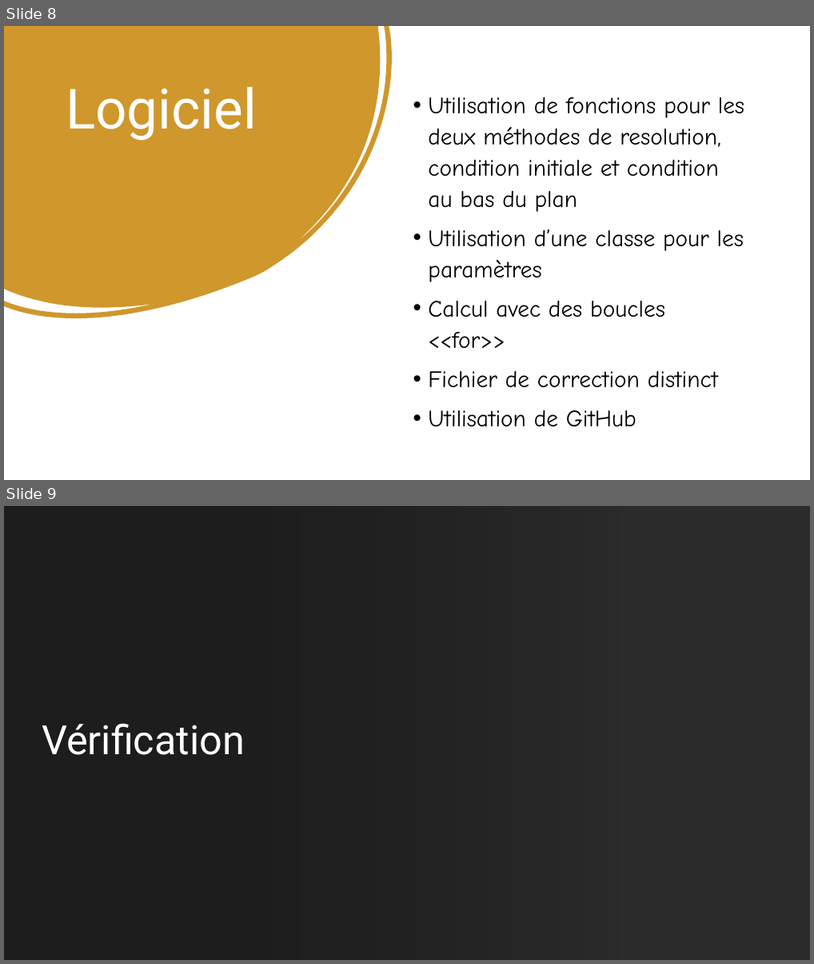
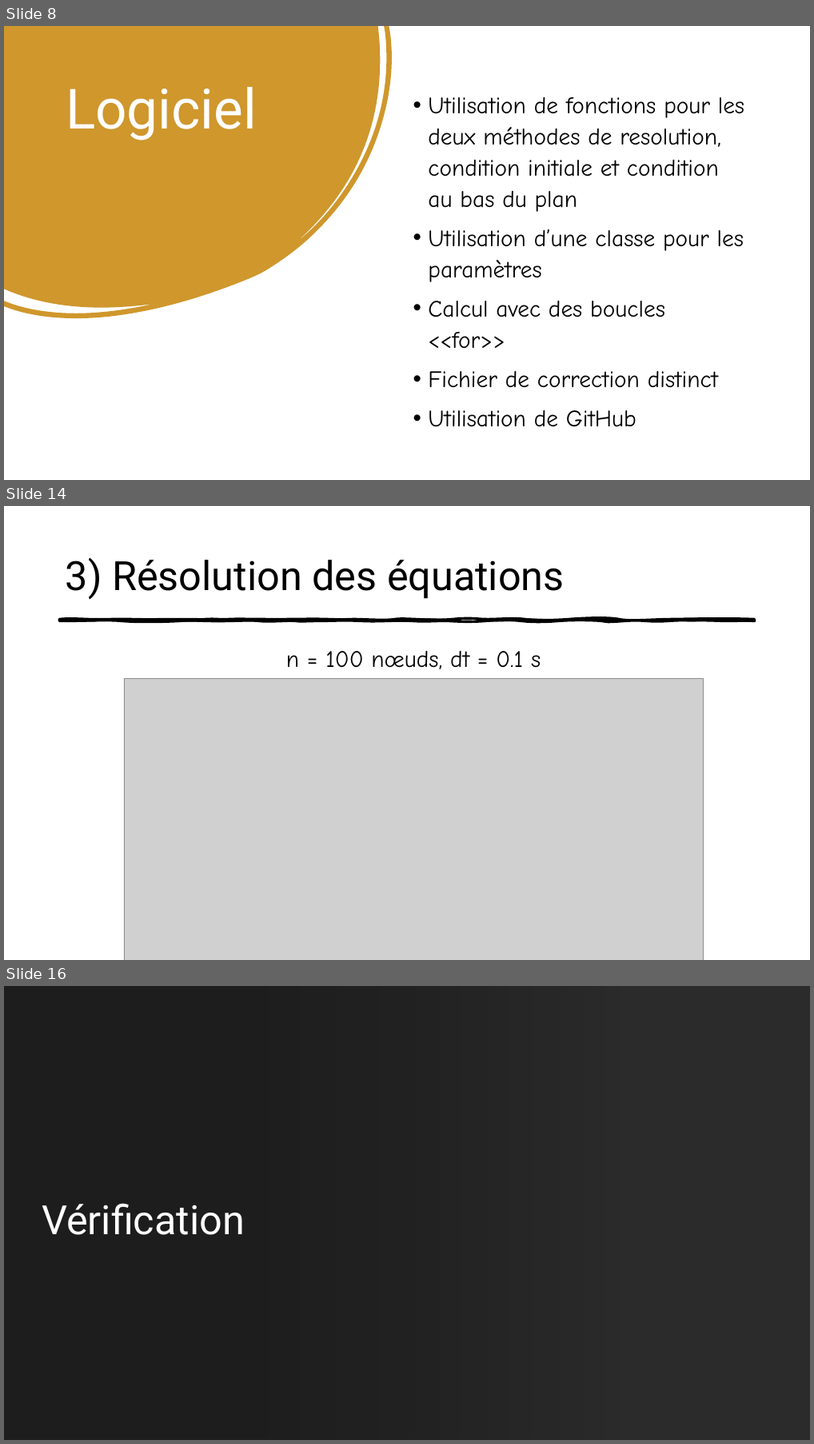
Before and after one commit to roroturgeon/GCH2545, a slide deck: Pâte à bagel.pptx. Shown one above the other, each under a label of ours: slides 8 and 9 before the commit, slides 8, 14 and 16 after it; the slides between them are not shown. The pictures are 814x964 and 814x1444 pixels, drawn with LibreOffice and Linux fonts; fonts in the diff are those of the drawing; grey boxes stand for pictures; background and template pictures are left out; a plain dark background stands for a picture behind light text. Boxes give left, top, right and bottom in pixels: in the first picture for what was removed or moved away, otherwise in the second. Text is boxed around its words. In the diff, an @@ line names an element or a change of style, - is before the commit and + after.

```diff
--- a/Pâte à bagel.pptx
+++ b/Pâte à bagel.pptx
@@ slide 14 added at box(4, 506, 810, 960), background #FFFFFF @@
@@ title added at box(66, 558, 565, 599), 48 pt, text #000000 @@
+3) Résolution des équations
@@ freeform shape added at box(60, 619, 755, 621), fill #000000, outline #000000 3 pt @@
@@ text added at box(286, 651, 541, 669), 28 pt, text #000000 @@
+n = 100 nœuds, dt = 0.1 s
@@ picture added at box(124, 679, 703, 960) @@
@@ what was slide 9 is now slide 16 @@
```
Also in this commit, not shown: 1 slide changed, 6 other slides added, 13 other files.
